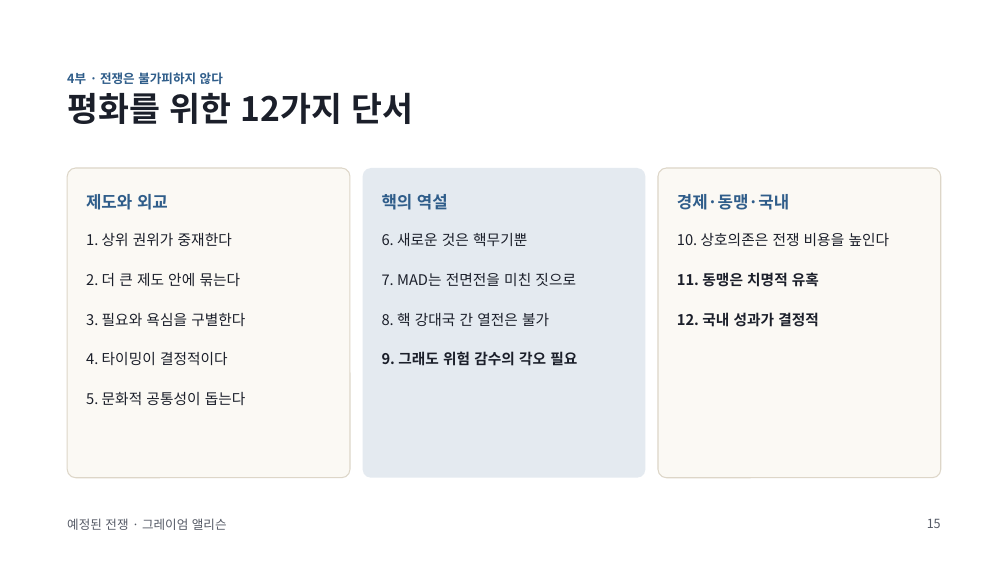
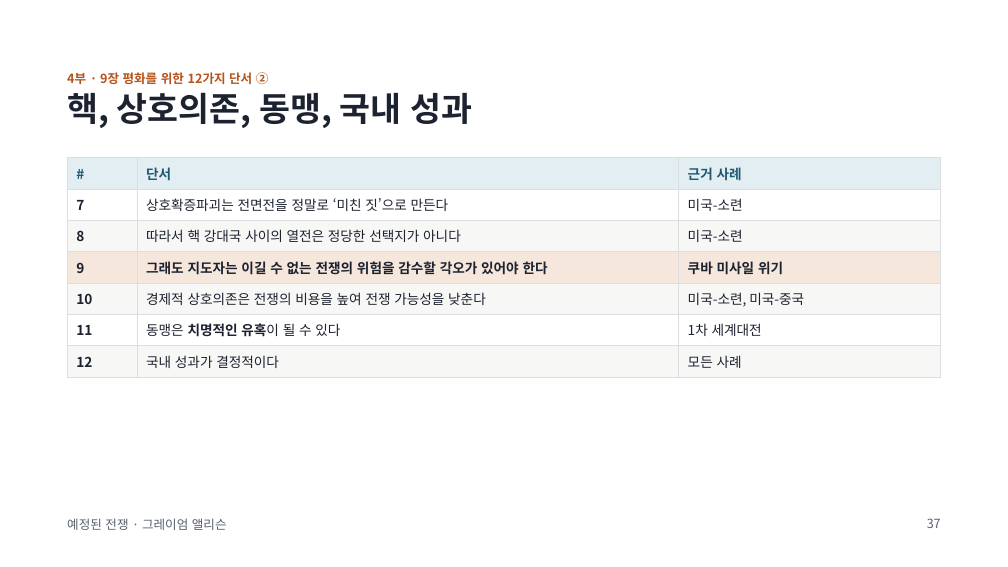
Before and after one commit to hpark1947/Politics, a slide deck: slide 37 of 발표자료/예정된 전쟁.pptx (slide 15 before the commit). Drawn at 1008x567 pixels with LibreOffice and Linux fonts; fonts in the diff are those of the drawing. Boxes give left, top, right and bottom in pixels: in the first picture for what was removed or moved away, otherwise in the second. Text is boxed around its words. In the diff, an @@ line names an element or a change of style, - is before the commit and + after.

```diff
--- a/발표자료/예정된 전쟁.pptx
+++ b/발표자료/예정된 전쟁.pptx
@@ text at <box>67,72,269,84</box>: text changed; size 32 to 12 pt; text colour #1B1F2A to #B5541C @@
-평화를 위한 12가지 단서
+4부 · 9장 평화를 위한 12가지 단서 ②
@@ text removed at <box>67,72,223,84</box> @@
-4부 · 전쟁은 불가피하지 않다
@@ title added at <box>67,92,473,128</box>, 32 pt, text #1C2230, bold @@
+핵, 상호의존, 동맹, 국내 성과
@@ rounded rectangle removed at <box>67,168,350,478</box> @@
@@ table added at <box>67,157,941,372</box>, 7 rows, 3 columns @@
+# | 단서 | 근거 사례
+7 | 상호확증파괴는 전면전을 정말로 ‘미친 짓’으로 만든다 | 미국-소련
+8 | 따라서 핵 강대국 사이의 열전은 정당한 선택지가 아니다 | 미국-소련
+9 | 그래도 지도자는 이길 수 없는 전쟁의 위험을 감수할 각오가 있어야 한다 | 쿠바 미사일 위기
+10 | 경제적 상호의존은 전쟁의 비용을 높여 전쟁 가능성을 낮춘다 | 미국-소련, 미국-중국
+11 | 동맹은 치명적인 유혹이 될 수 있다 | 1차 세계대전
+12 | 국내 성과가 결정적이다 | 모든 사례
@@ rounded rectangle removed at <box>363,168,646,478</box> @@
@@ rounded rectangle removed at <box>658,168,941,478</box> @@
@@ text removed at <box>86,194,168,210</box> @@
-제도와 외교
@@ text removed at <box>382,194,448,210</box> @@
-핵의 역설
@@ text removed at <box>677,194,789,210</box> @@
-경제·동맹·국내
@@ text removed at <box>86,233,246,405</box> @@
-1. 상위 권위가 중재한다
-2. 더 큰 제도 안에 묶는다
-3. 필요와 욕심을 구별한다
-4. 타이밍이 결정적이다
-5. 문화적 공통성이 돕는다
@@ text removed at <box>382,233,577,366</box> @@
-6. 새로운 것은 핵무기뿐
-7. MAD는 전면전을 미친 짓으로
-8. 핵 강대국 간 열전은 불가
-9. 그래도 위험 감수의 각오 필요
@@ text removed at <box>677,233,890,327</box> @@
-10. 상호의존은 전쟁 비용을 높인다
-11. 동맹은 치명적 유혹
-12. 국내 성과가 결정적
@@ page number at <box>927,518,941,528</box>: text changed; text colour #555A66 to #586070 @@
-15
+37
```
Also in this commit, not shown: 16 other slides changed, 35 slides added, 3 slides removed.
